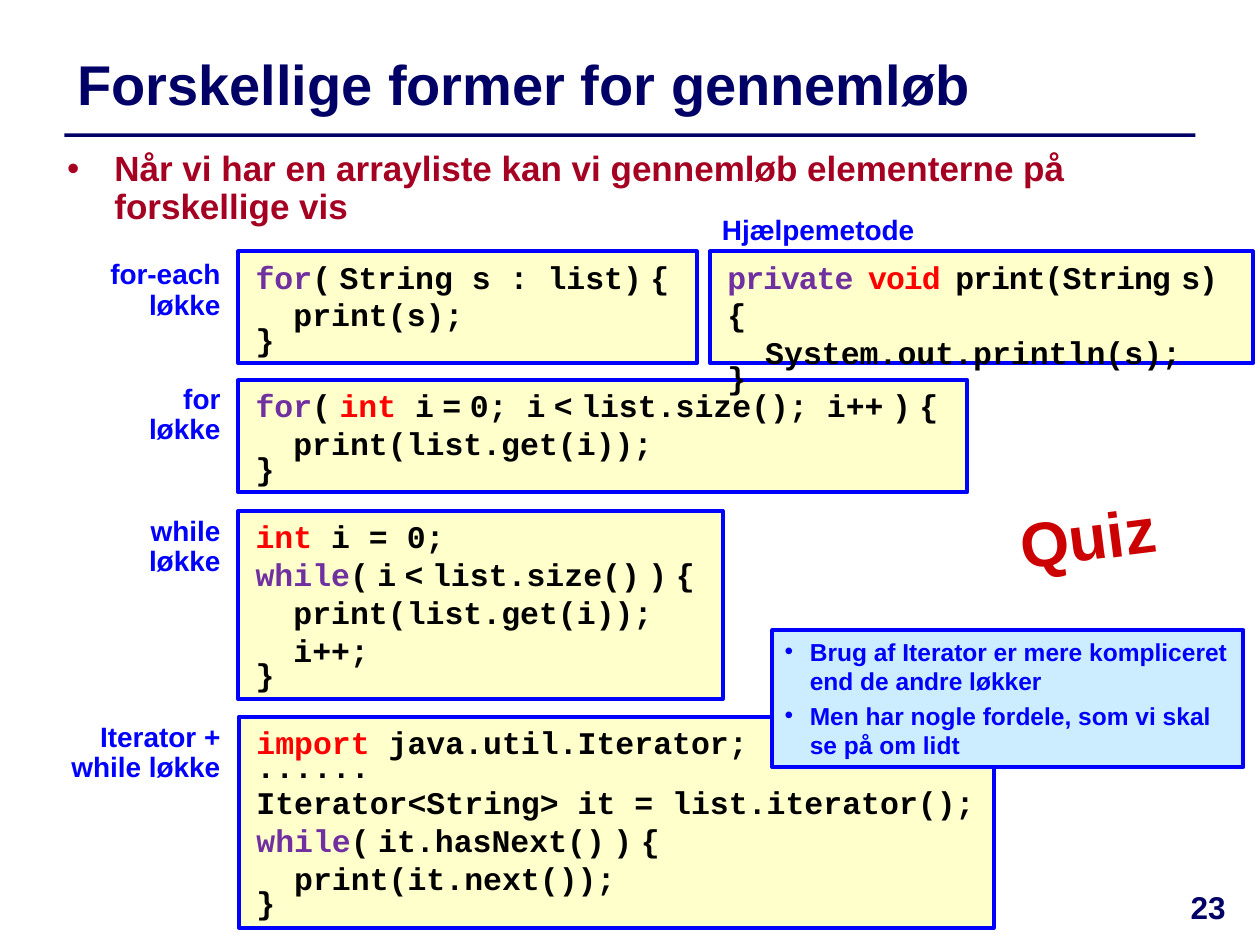
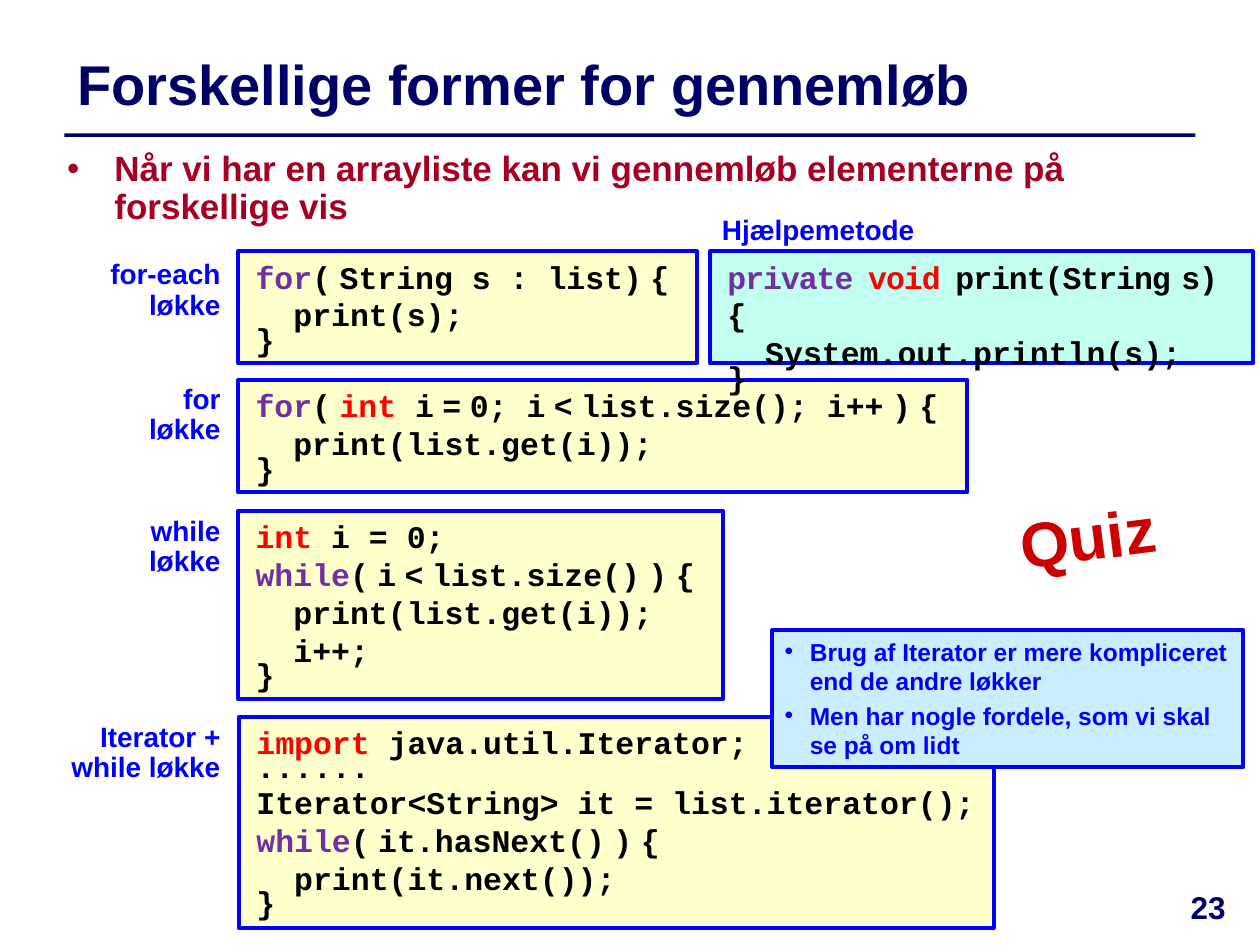
Before and after one commit to IntProgAU/Materiale, a slide deck: slide 23 of web/e23/uge_3b/Slides-Uge3-Torsdag.pptx. Drawn at 1260x945 pixels with LibreOffice and Linux fonts; fonts in the diff are those of the drawing. Boxes give left, top, right and bottom in pixels: in the first picture for what was removed or moved away, otherwise in the second. Text is boxed around its words. In the diff, an @@ line names an element or a change of style, - is before the commit and + after.

```diff
--- a/web/e23/uge_3b/Slides-Uge3-Torsdag.pptx
+++ b/web/e23/uge_3b/Slides-Uge3-Torsdag.pptx
@@ rectangle "private void print(String s) {" at (711,252,1254,364): fill #FFFFCC to #C2FFF0 @@
```
Also in this commit, not shown: 2 other slides changed, 1 other file.
